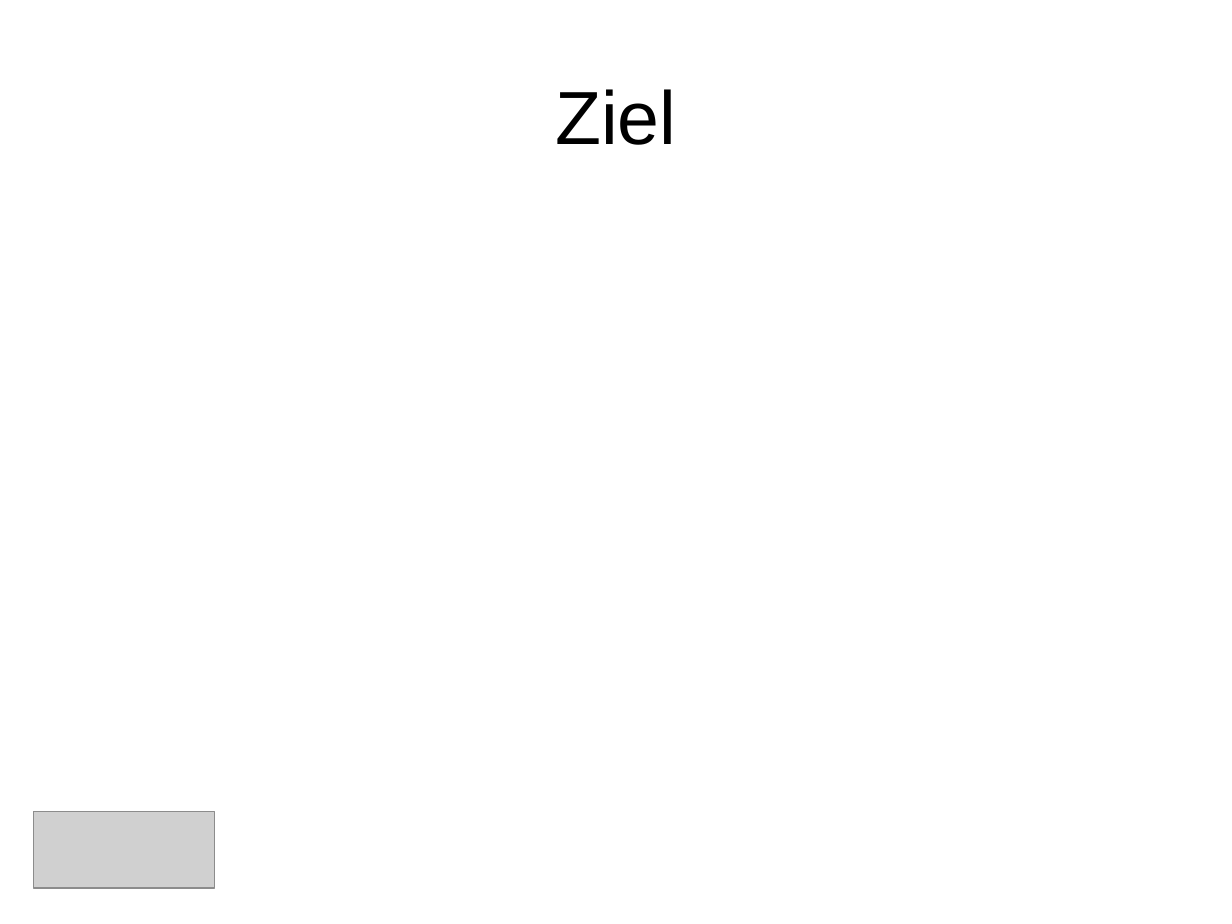
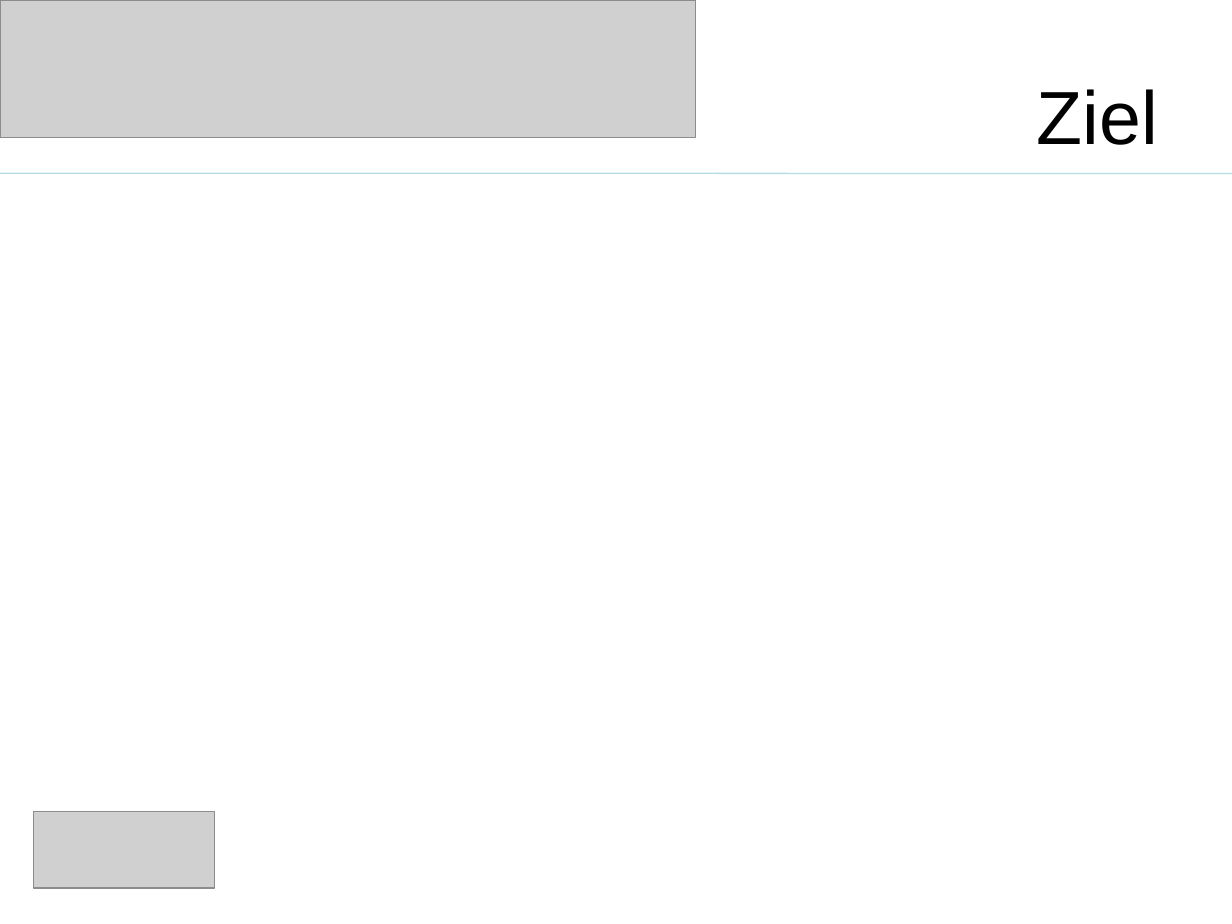
Before and after one commit to saw303/masterstudy, a slide deck: slide 6 of disposition/Präsentation.ppt. Drawn at 1232x924 pixels with LibreOffice and Linux fonts; fonts in the diff are those of the drawing; grey boxes stand for pictures. Boxes give left, top, right and bottom in pixels: in the first picture for what was removed or moved away, otherwise in the second. Text is boxed around its words. In the diff, an @@ line names an element or a change of style, - is before the commit and + after.

```diff
--- a/disposition/Präsentation.ppt
+++ b/disposition/Präsentation.ppt
@@ picture added at <box>0,0,696,137</box> @@
@@ title "Ziel" at <box>1037,89,1158,145</box>: alignment centre to right @@
@@ line added from (0, 174) to (1232, 174), #B6DCDF 0.74 pt @@
```
Also in this commit, not shown: 12 other slides changed, 1 slide added, 1 slide removed.
